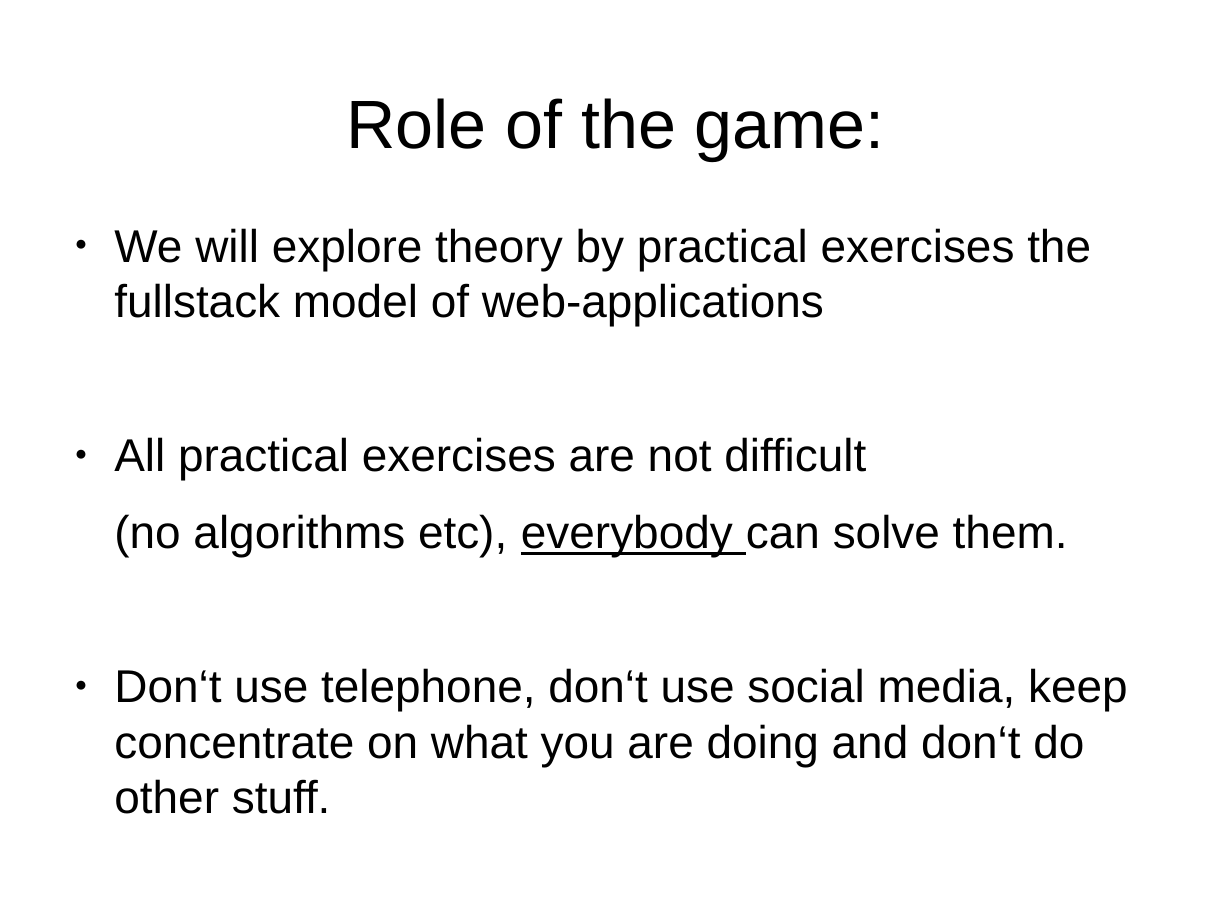
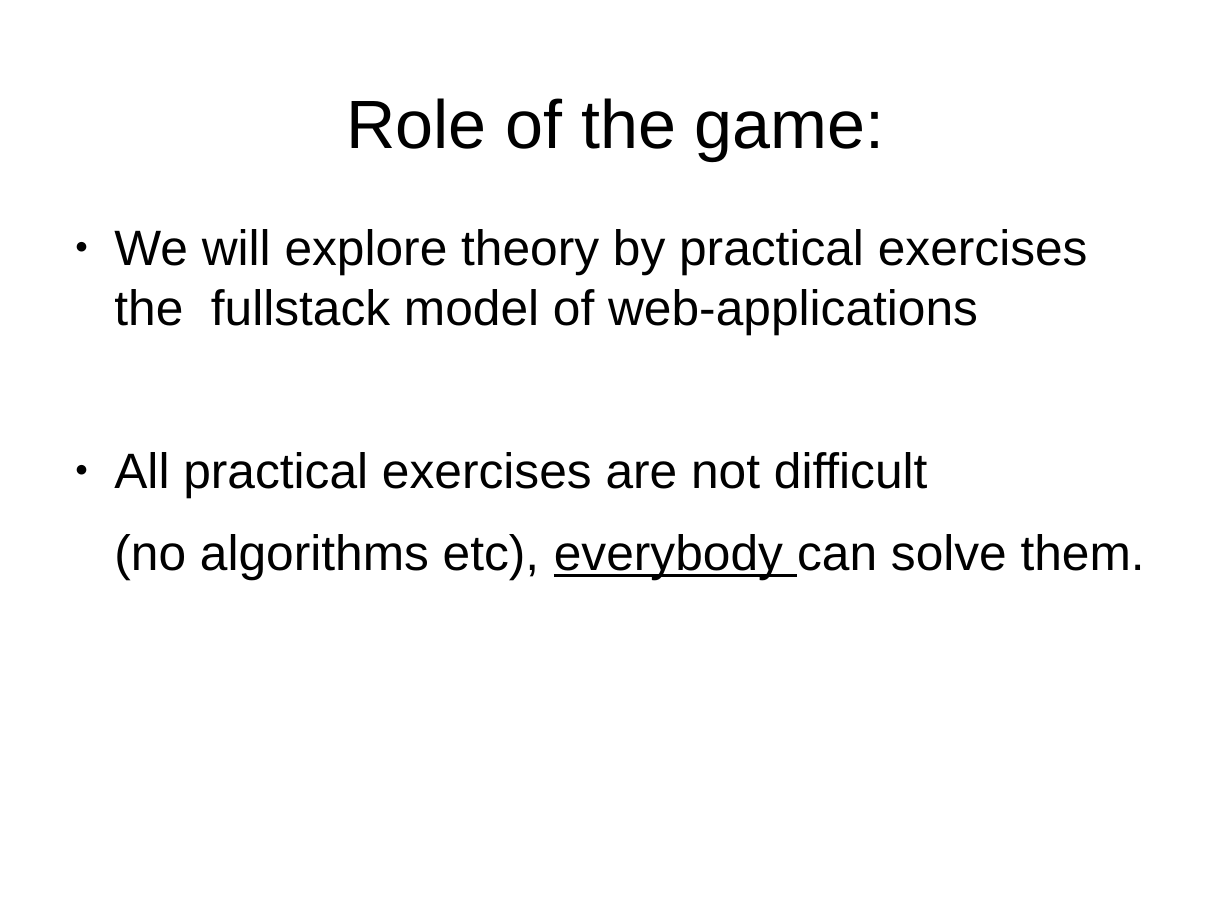
Before and after one commit to MalloZup/presentations, a slide deck: slide 4 of rails/2018/fullstack.odp. Drawn at 1232x924 pixels with LibreOffice and Linux fonts; fonts in the diff are those of the drawing. Boxes give left, top, right and bottom in pixels: in the first picture for what was removed or moved away, otherwise in the second. Text is boxed around its words. In the diff, an @@ line names an element or a change of style, - is before the commit and + after.

```diff
--- a/rails/2018/fullstack.odp
+++ b/rails/2018/fullstack.odp
@@ text "We will explore theory by ..." at (114, 229, 1145, 579): size 29.6 to 32 pt @@
@@ text at (114, 668, 1128, 767): paragraph removed @@
-● Don‘t use telephone, don‘t use social media, keep concentrate on what you are doing and don‘t do other stuff.
```
Also in this commit, not shown: 1 slide added, 1 other file.
